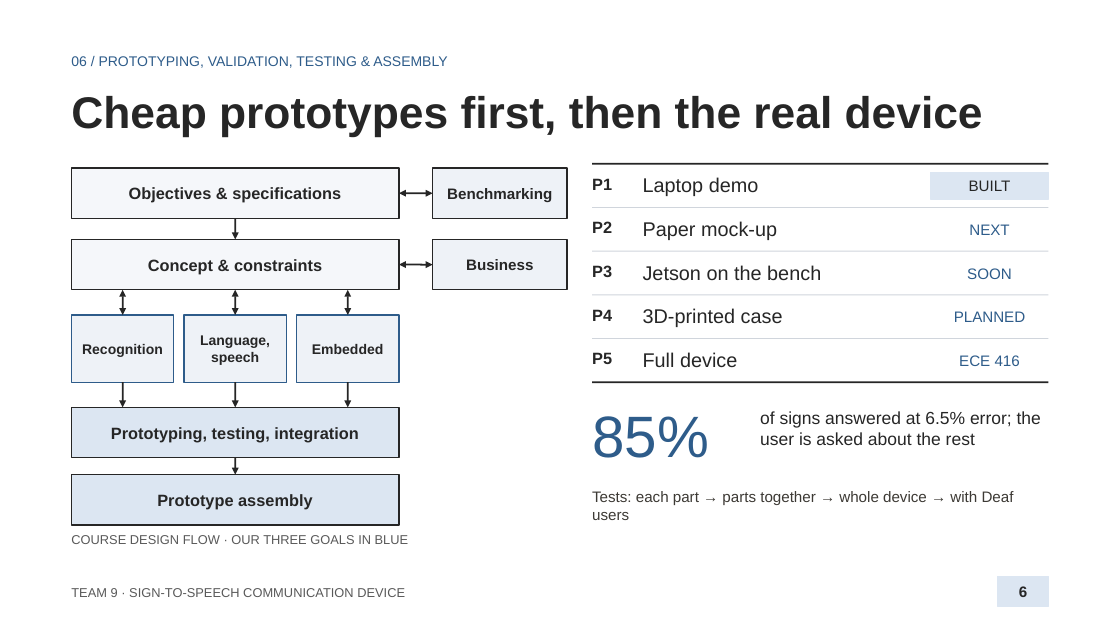
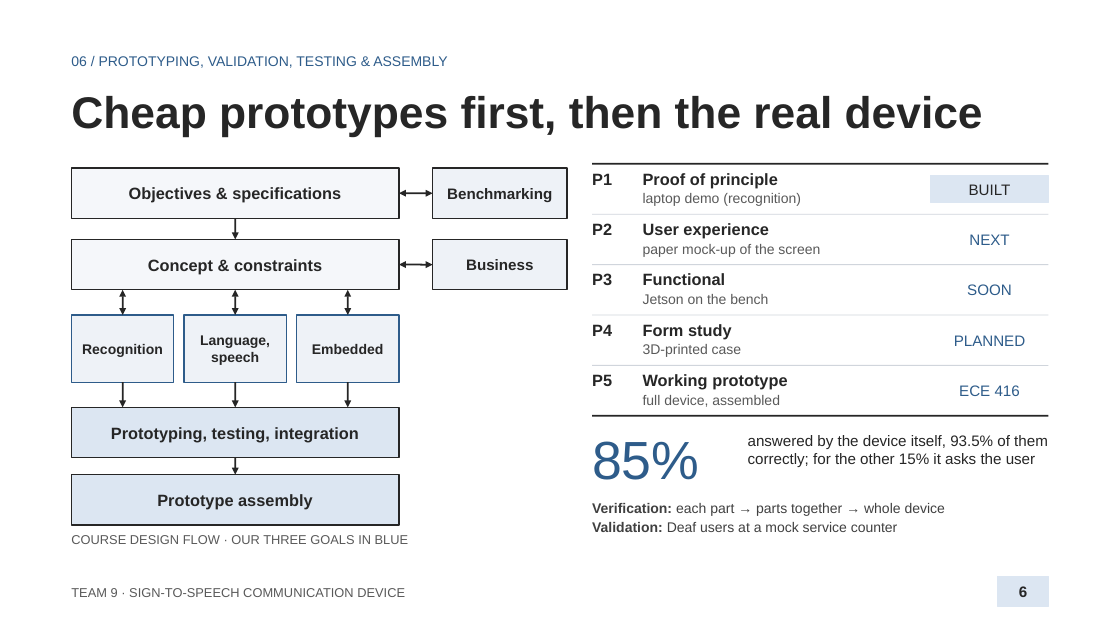
Before and after one commit to anxious956/Multilingual-Sign-to-Speech-Communication-Device, a slide deck: slide 6 of docs/presentation/Team9_Proposal_Presentation.pptx. Drawn at 1120x630 pixels with LibreOffice and Linux fonts; fonts in the diff are those of the drawing. Boxes give left, top, right and bottom in pixels: in the first picture for what was removed or moved away, otherwise in the second. Text is boxed around its words. In the diff, an @@ line names an element or a change of style, - is before the commit and + after.

```diff
--- a/docs/presentation/Team9_Proposal_Presentation.pptx
+++ b/docs/presentation/Team9_Proposal_Presentation.pptx
@@ text "P1": place and size @@
-text "P1" at bbox=[592, 178, 612, 190]
+text "P1" at bbox=[592, 173, 612, 185]
@@ text added at bbox=[643, 173, 778, 188], 14 pt, text #262626, bold @@
+Proof of principle
@@ text at bbox=[643, 193, 801, 206]: text changed; size 17 to 12 pt; text colour #262626 to #595959 @@
-Laptop demo
+laptop demo (recognition)
@@ 1 text, 1 rectangle, 1 line: place and size @@
-1 text, 1 rectangle, 1 line at bbox=[592, 172, 1049, 208]
+1 text, 1 rectangle, 1 line at bbox=[592, 176, 1049, 214]
@@ text added at bbox=[643, 223, 768, 239], 14 pt, text #262626, bold @@
+User experience
@@ text "NEXT": place and size @@
-text "NEXT" at bbox=[969, 224, 1009, 235]
+text "NEXT" at bbox=[969, 234, 1009, 245]
@@ line moved from (592, 251) - (1049, 251) to (592, 265) - (1049, 265) @@
@@ text at bbox=[643, 244, 820, 257]: text changed; size 17 to 12 pt; text colour #262626 to #595959 @@
-Paper mock-up
+paper mock-up of the screen
@@ text "P3": place and size @@
-text "P3" at bbox=[592, 265, 612, 277]
+text "P3" at bbox=[592, 273, 612, 285]
@@ text "Jetson on the bench": place and size @@
-text "Jetson on the bench" at bbox=[643, 265, 821, 280]
+text "Jetson on the bench" at bbox=[643, 294, 768, 304]
@@ text "Jetson on the bench" at bbox=[643, 294, 768, 304]: size 17 to 12 pt, text colour #262626 to #595959 @@
@@ text added at bbox=[643, 273, 726, 285], 14 pt, text #262626, bold @@
+Functional
@@ text "SOON": place and size @@
-text "SOON" at bbox=[967, 268, 1012, 279]
+text "SOON" at bbox=[967, 284, 1012, 295]
@@ text "P4": place and size @@
-text "P4" at bbox=[592, 309, 612, 321]
+text "P4" at bbox=[592, 324, 612, 336]
@@ line moved from (592, 295) - (1049, 295) to (592, 315) - (1049, 315) @@
@@ text added at bbox=[643, 324, 732, 340], 14 pt, text #262626, bold @@
+Form study
@@ text "PLANNED": place and size @@
-text "PLANNED" at bbox=[954, 311, 1026, 322]
+text "PLANNED" at bbox=[954, 335, 1026, 346]
@@ text "3D-printed case" at bbox=[643, 344, 741, 357]: size 17 to 12 pt, text colour #262626 to #595959 @@
@@ text "3D-printed case": place and size @@
-text "3D-printed case" at bbox=[643, 308, 783, 327]
+text "3D-printed case" at bbox=[643, 344, 741, 357]
@@ line moved from (592, 382) - (1049, 382) to (592, 365) - (1049, 365) @@
@@ line (592, 365) - (1049, 365): stroke #262626 1.5 pt to #D0D5DC 0.75 pt @@
@@ text "P5": place and size @@
-text "P5" at bbox=[592, 352, 612, 364]
+text "P5" at bbox=[592, 374, 612, 386]
@@ text added at bbox=[643, 374, 787, 390], 14 pt, text #262626, bold @@
+Working prototype
@@ text "ECE 416": place and size @@
-text "ECE 416" at bbox=[959, 355, 1020, 366]
+text "ECE 416" at bbox=[959, 385, 1020, 396]
@@ line moved from (592, 339) - (1049, 339) to (592, 416) - (1049, 416) @@
@@ line (592, 416) - (1049, 416): stroke #D0D5DC 0.75 pt to #262626 1.5 pt @@
@@ text at bbox=[643, 395, 780, 407]: text changed; size 17 to 12 pt; text colour #262626 to #595959 @@
-Full device
+full device, assembled
@@ text removed at bbox=[760, 411, 1041, 445] @@
-of signs answered at 6.5% error; the user is asked about the rest
@@ text "85%": place and size @@
-text "85%" at bbox=[592, 416, 709, 458]
+text "85%" at bbox=[592, 441, 699, 480]
@@ text "85%" at bbox=[592, 441, 699, 480]: size 50 to 46 pt @@
@@ text added at bbox=[748, 435, 1048, 467], 13 pt, text #262626 @@
+answered by the device itself, 93.5% of them correctly; for the other 15% it asks the user
@@ text at bbox=[592, 503, 945, 532]: text changed; size 13 to 12 pt; text colour #3D3A35 to #404040 @@
-Tests: each part → parts together → whole device → with Deaf users
+Verification: each part → parts together → whole device
+Validation: Deaf users at a mock service counter
```
Also in this commit, not shown: 2 other slides changed, 1 other file.
